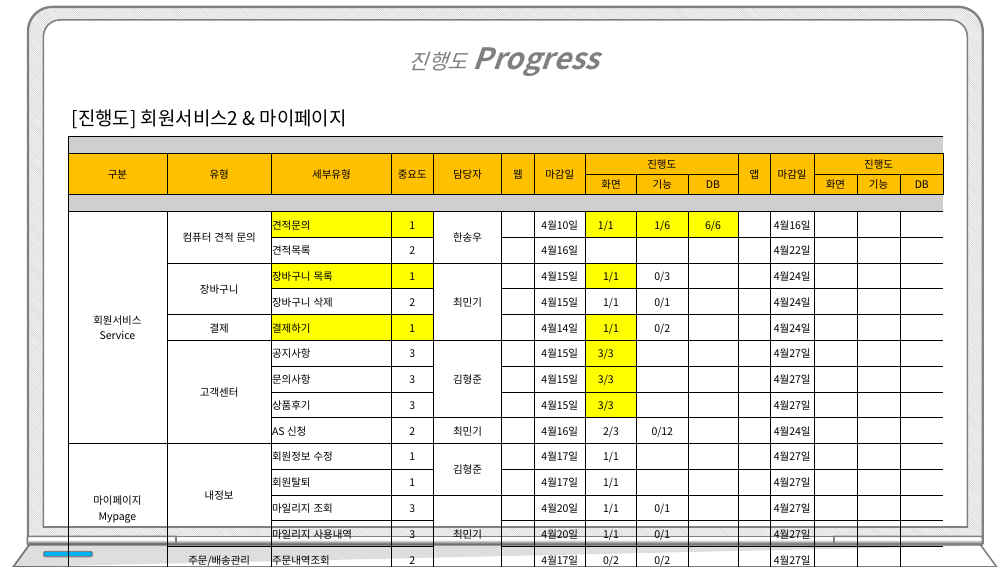
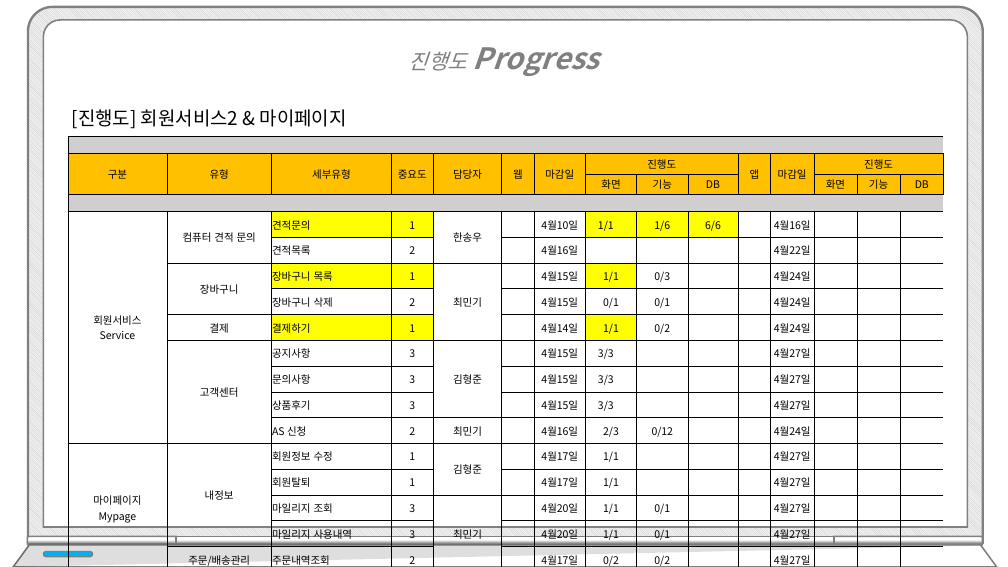
Before and after one commit to hhsw07/ezen-academy-projects, a slide deck: slide 8 of WebContent/발표/3차/프로젝트5_3차.pptx. Drawn at 1008x567 pixels with LibreOffice and Linux fonts; fonts in the diff are those of the drawing. Boxes give left, top, right and bottom in pixels: in the first picture for what was removed or moved away, otherwise in the second. Text is boxed around its words. In the diff, an @@ line names an element or a change of style, - is before the commit and + after.

```diff
--- a/WebContent/발표/3차/프로젝트5_3차.pptx
+++ b/WebContent/발표/3차/프로젝트5_3차.pptx
@@ table at bbox=[68, 137, 944, 567] @@
-row 8, column 8: 1/1
+row 8, column 8: 0/1
@@ fill #FFFF00 to none in 3 cells @@
```
Also in this commit, not shown: 2 other slides changed.
